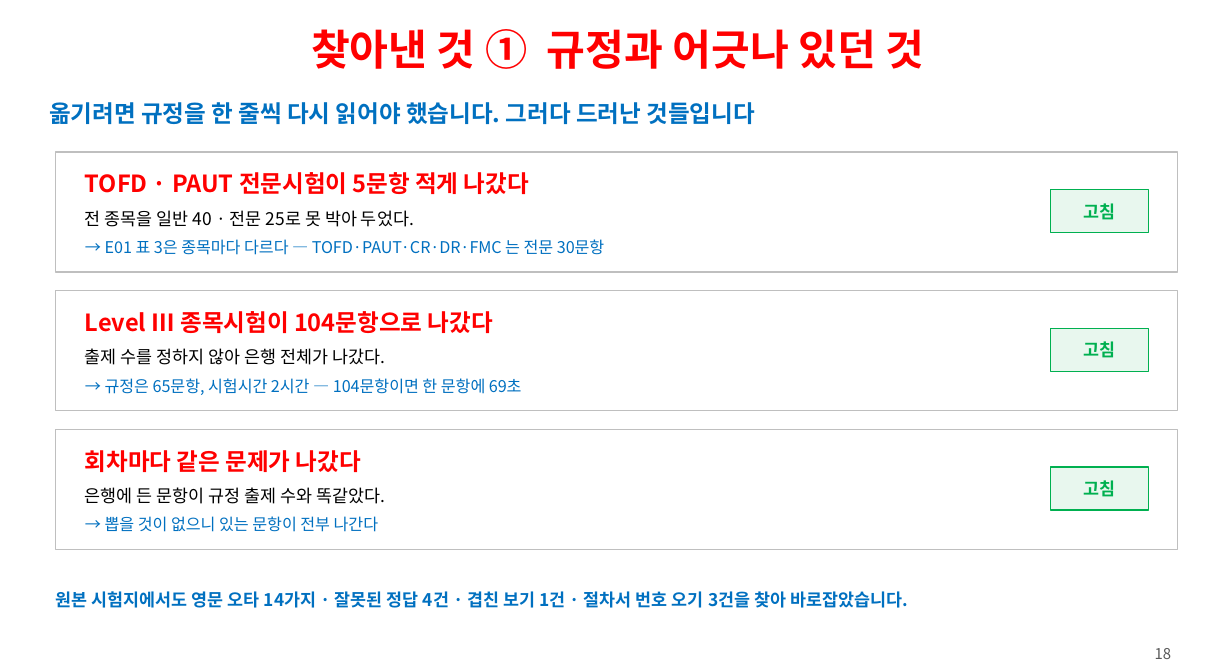
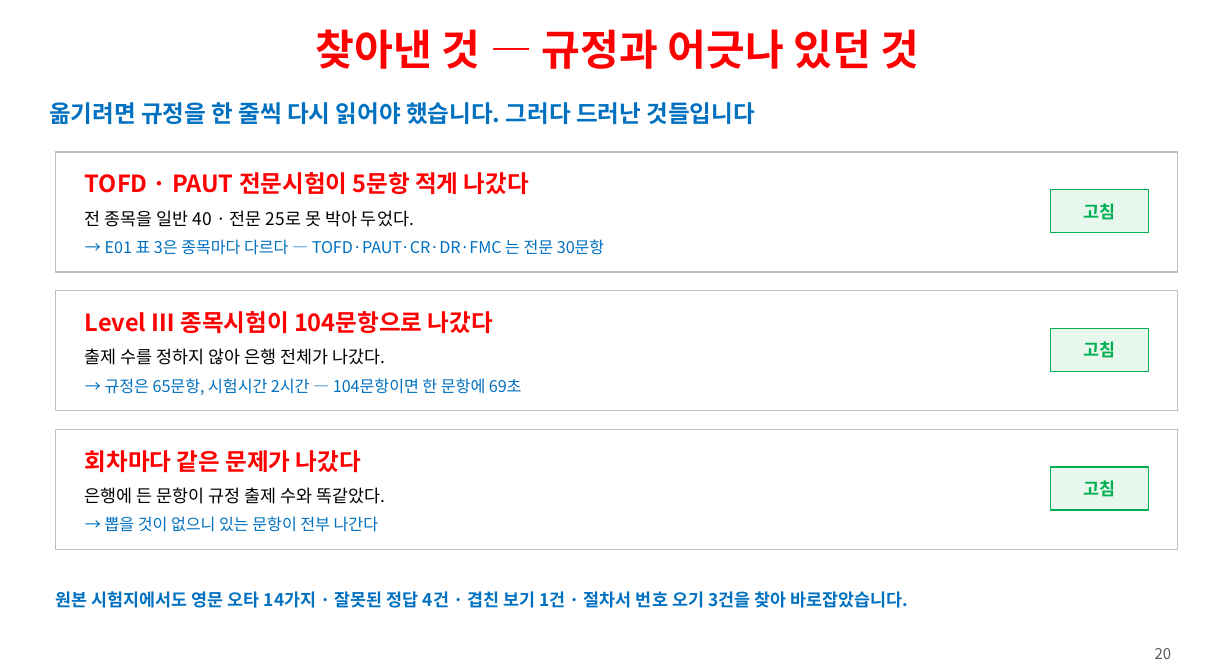
Before and after one commit to ys1277-sys/HIENDT-CBT, a slide deck: slide 20 of docs/발표자료-CBT-2026-08.pptx (slide 18 before the commit). Drawn at 1232x671 pixels with LibreOffice and Linux fonts; fonts in the diff are those of the drawing. Boxes give left, top, right and bottom in pixels: in the first picture for what was removed or moved away, otherwise in the second. Text is boxed around its words. In the diff, an @@ line names an element or a change of style, - is before the commit and + after.

```diff
--- a/docs/발표자료-CBT-2026-08.pptx
+++ b/docs/발표자료-CBT-2026-08.pptx
@@ text at [316,29,920,69]: text changed @@
-찾아낸 것 ① 규정과 어긋나 있던 것
+찾아낸 것 — 규정과 어긋나 있던 것
@@ text at [1155,648,1171,659]: text changed @@
-18
+20
```
Also in this commit, not shown: 8 other slides changed, 2 slides added, 1 slide removed, 1 other file.
